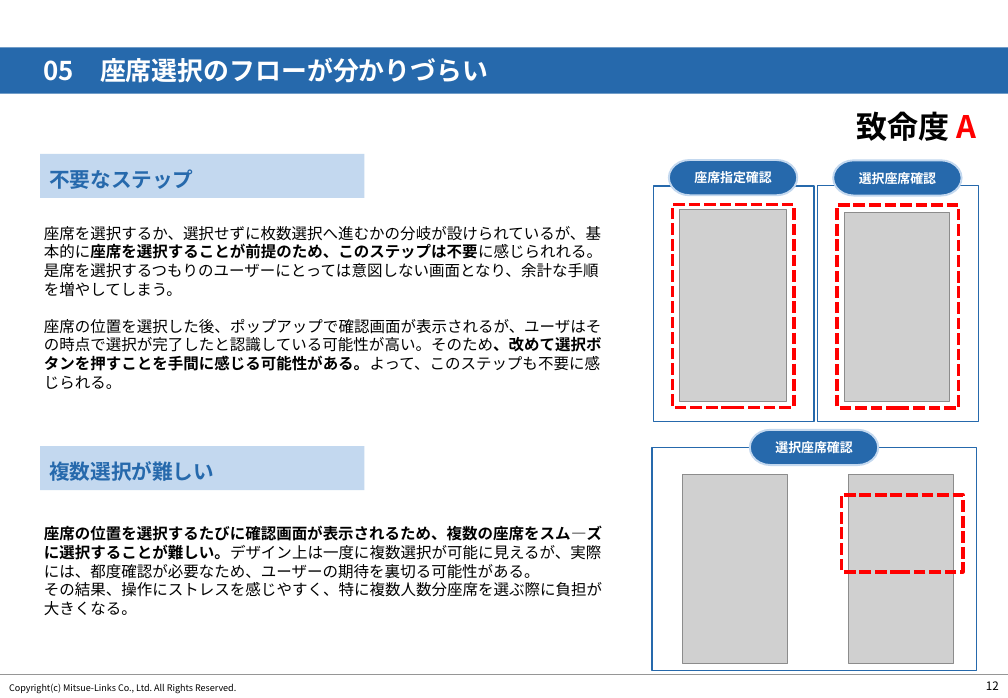
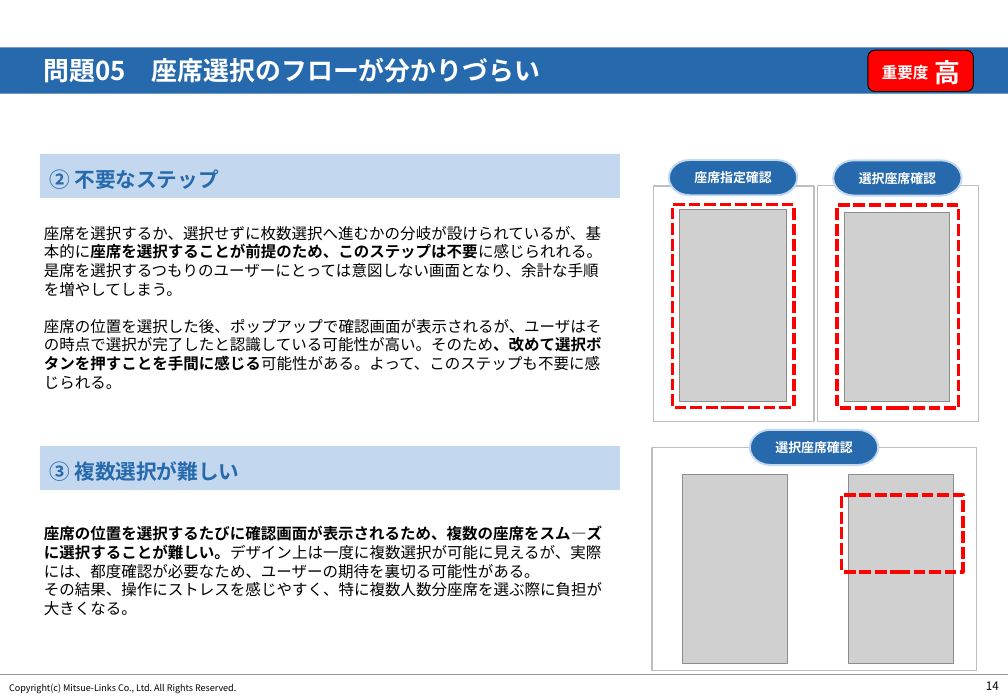
Before and after one commit to sakitama14/TheOdinProject, a slide deck: slide 15 of 調査報告書.pptx (slide 13 before the commit). Drawn at 1008x698 pixels with LibreOffice and Linux fonts; fonts in the diff are those of the drawing; grey boxes stand for pictures; background and template pictures are left out. Boxes give left, top, right and bottom in pixels: in the first picture for what was removed or moved away, otherwise in the second. Text is boxed around its words. In the diff, an @@ line names an element or a change of style, - is before the commit and + after.

```diff
--- a/調査報告書.pptx
+++ b/調査報告書.pptx
@@ text at (44, 58, 540, 83): text changed; font Arial to Noto Sans CJK JP @@
-05 座席選択のフローが分かりづらい
+問題05 座席選択のフローが分かりづらい
@@ rounded rectangle added at (868, 50, 974, 91), fill #FF0000, outline #000000 0.75 pt @@
@@ text added at (882, 62, 928, 82), 12 pt, text #FFFFFF, bold @@
+重要度
@@ text added at (935, 60, 961, 85), 20 pt, text #FFFFFF, bold @@
+高
@@ text removed at (856, 111, 976, 141) @@
-致命度 A
@@ rectangle: place and size @@
-rectangle at (40, 154, 365, 197)
+rectangle at (40, 154, 620, 197)
@@ text at (49, 169, 219, 189): text changed @@
-不要なステップ
+② 不要なステップ
@@ outline #2669AC 1 pt to #BFBFBF 1 pt in 3 elements at (652, 448, 977, 671), (653, 186, 814, 422), (818, 185, 979, 421) @@
@@ text "座席を選択するか、選択せずに枚数選択へ進むかの分岐が設けられているが、基本的に座席を選択することが前提のため、このステッ ..." at (44, 226, 602, 389): bold off in "座席の位置を選択した後、ポップアップで確認画面が表示されるが、ユーザはその時点で選択が完了したと認識している可能性が高い ..." @@
@@ rectangle: place and size @@
-rectangle at (40, 446, 365, 490)
+rectangle at (40, 446, 620, 490)
@@ font Roboto Condensed to Noto Sans CJK JP in 3 elements at (669, 160, 798, 195), (834, 160, 962, 195), (750, 430, 879, 465) @@
@@ text at (49, 461, 240, 481): text changed @@
-複数選択が難しい
+③ 複数選択が難しい
@@ page number at (986, 681, 999, 690): text changed @@
-12
+14
```
Also in this commit, not shown: 13 other slides changed, 6 slides added, 2 slides removed, 1 other file.
